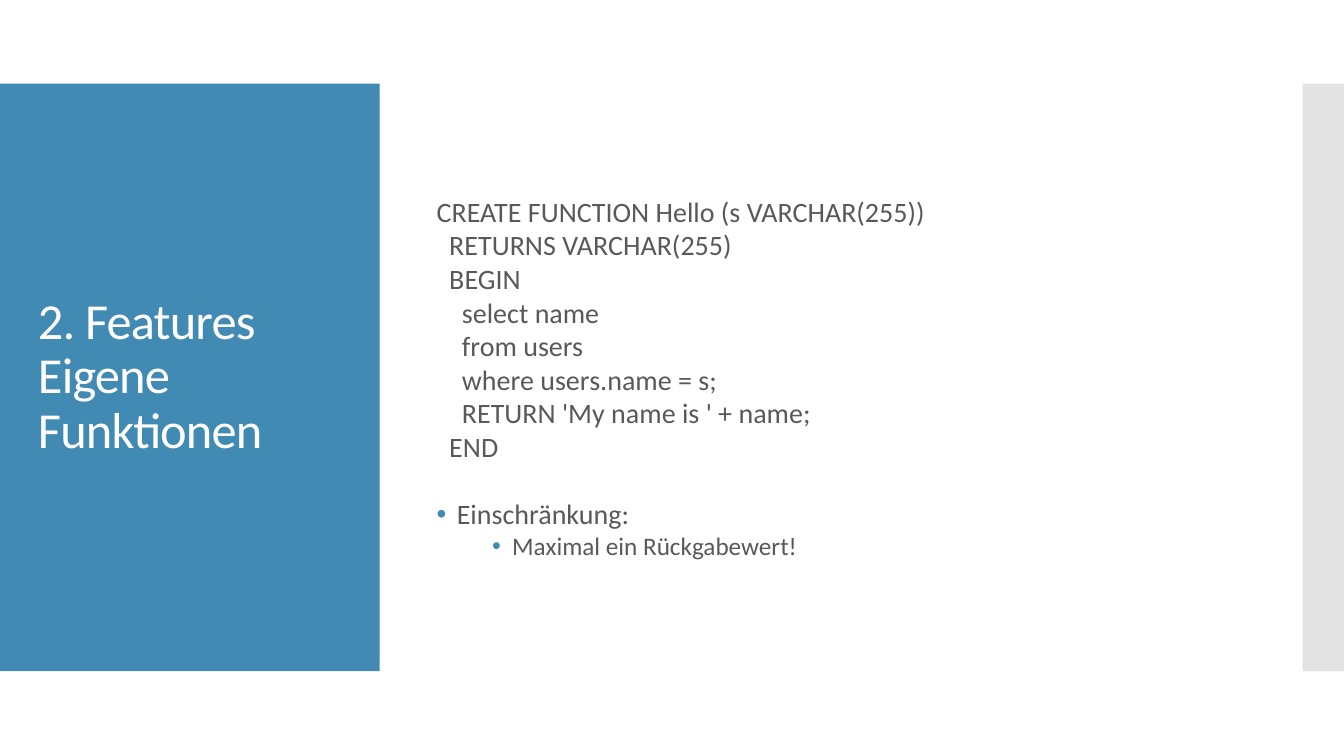
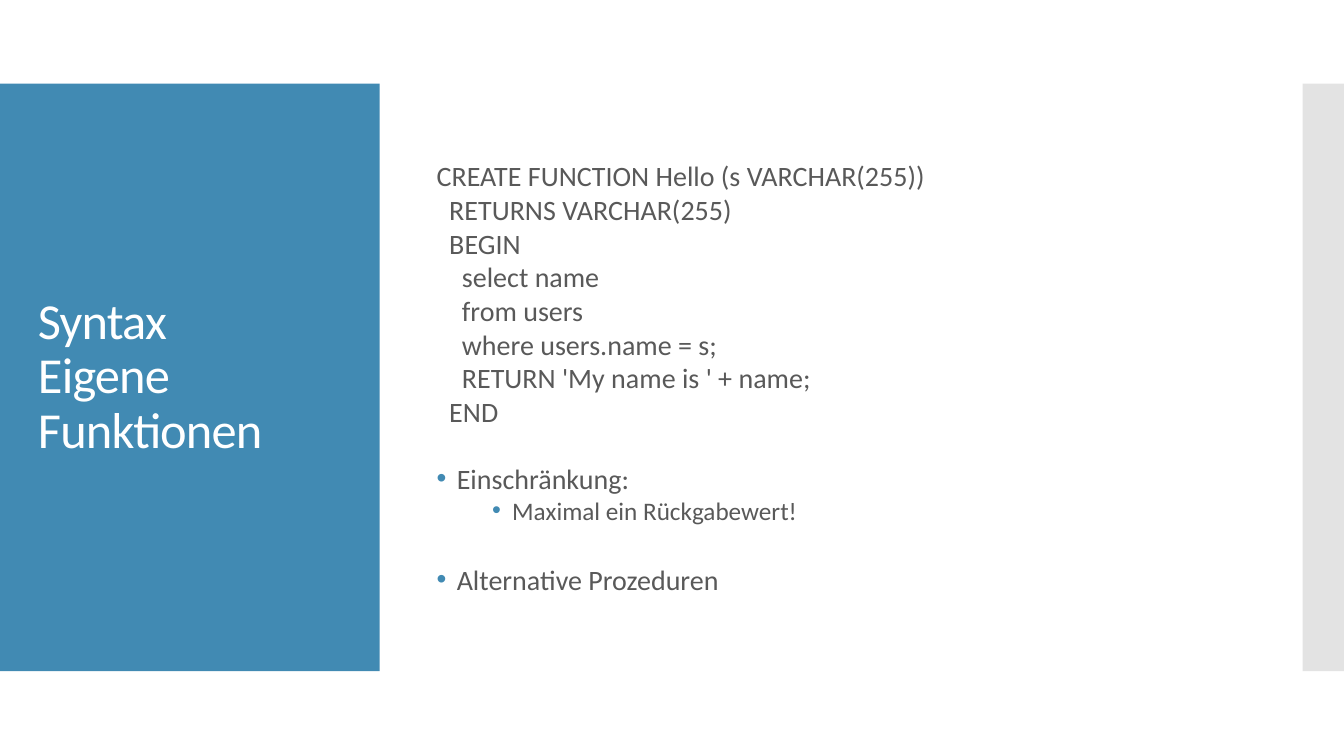
Before and after one commit to Tom433/ePortfolio, a slide deck: slide 15 of e-Portfolio MySQL.pptx (slide 8 before the commit). Drawn at 1344x756 pixels with LibreOffice and Linux fonts; fonts in the diff are those of the drawing. Boxes give left, top, right and bottom in pixels: in the first picture for what was removed or moved away, otherwise in the second. Text is boxed around its words. In the diff, an @@ line names an element or a change of style, - is before the commit and + after.

Commit message:
Update Presentation

```diff
--- a/e-Portfolio MySQL.pptx
+++ b/e-Portfolio MySQL.pptx
@@ title at <box>38,306,262,449</box>: text changed @@
-2. Features
-Eigene Funktionen
+Syntax
+Eigene
+Funktionen
@@ text at <box>457,570,718,590</box>: paragraph added @@
+• Alternative Prozeduren
```
Also in this commit, not shown: 5 other slides changed.
